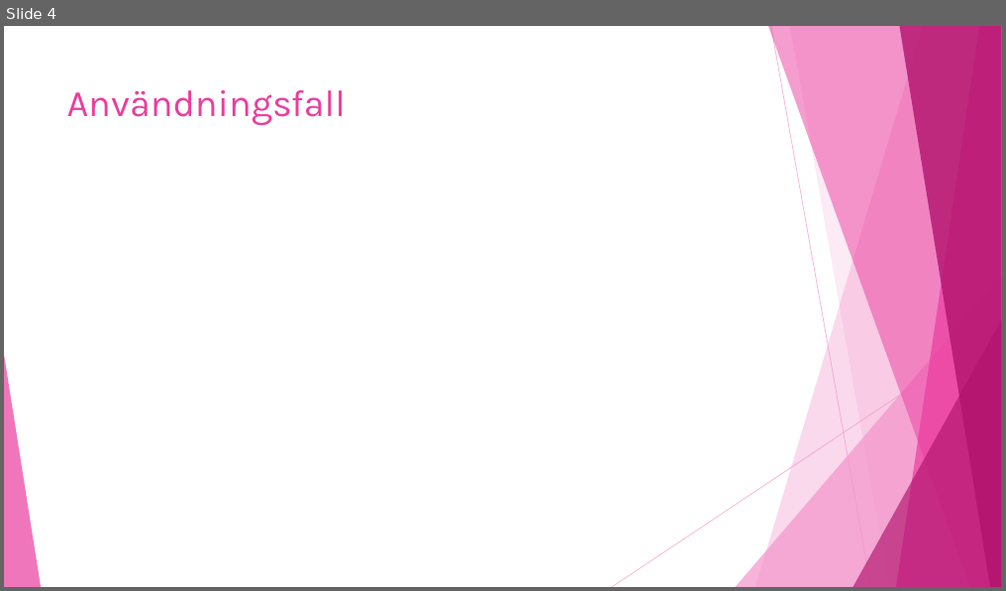
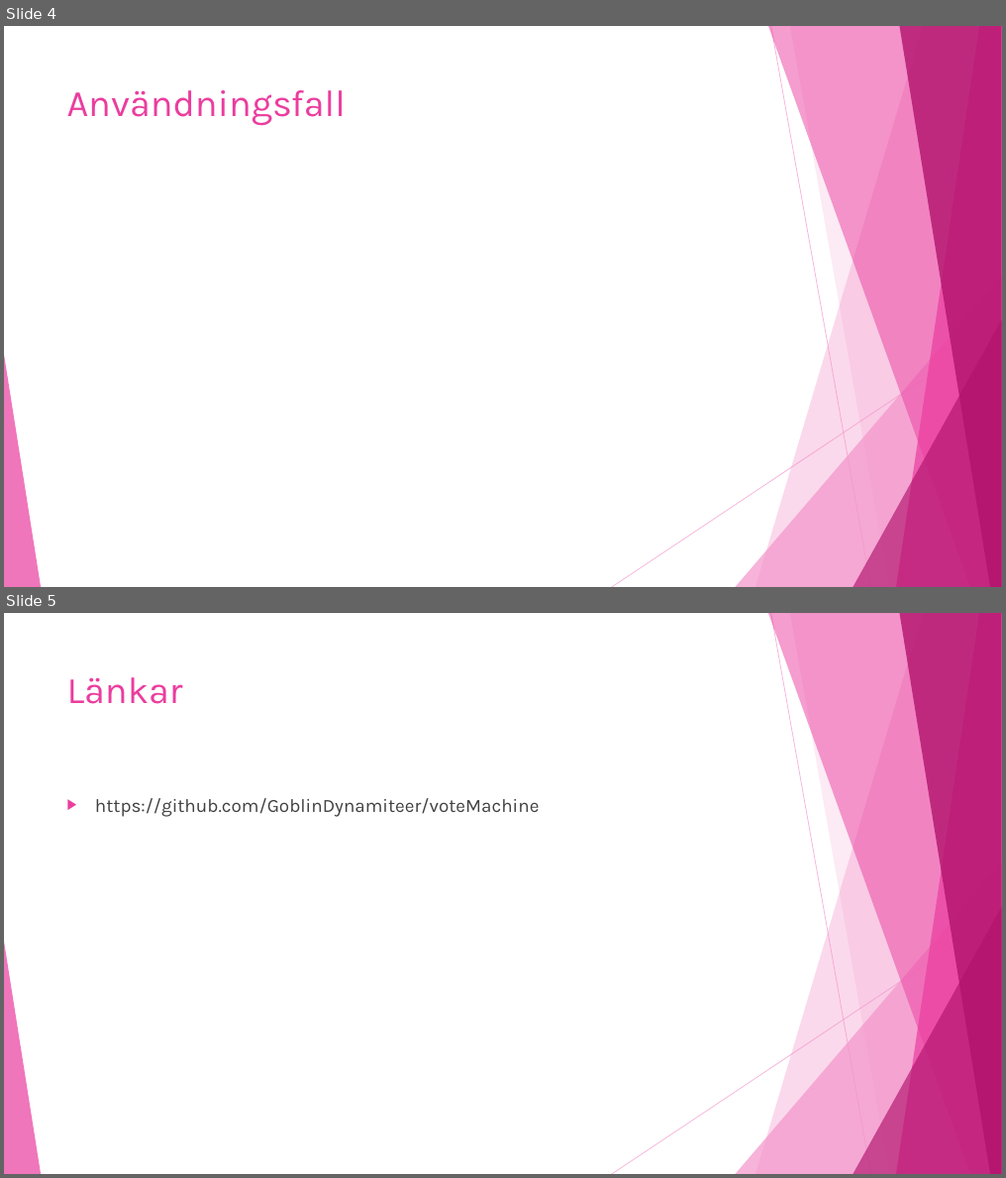
Before and after one commit to GoblinDynamiteer/voteMachine, a slide deck: Documentation/presentation/voteMachine.pptx. Shown one above the other, each under a label of ours: slide 4 before the commit, slides 4 and 5 after it. The pictures are 1006x591 and 1006x1178 pixels, drawn with LibreOffice and Linux fonts; fonts in the diff are those of the drawing. Boxes give left, top, right and bottom in pixels: in the first picture for what was removed or moved away, otherwise in the second. Text is boxed around its words. In the diff, an @@ line names an element or a change of style, - is before the commit and + after.

Commit message:
Updated presentation

```diff
--- a/Documentation/presentation/voteMachine.pptx
+++ b/Documentation/presentation/voteMachine.pptx
@@ slide 5 added at bbox=[4, 613, 1002, 1174], background #FFFFFF; not listed: 10 template elements that a slide beside it also shows @@
@@ title added at bbox=[67, 677, 183, 704], 36 pt, text #EB3D9F @@
+Länkar
@@ text added at bbox=[95, 798, 540, 817], 18 pt, text #404040 @@
+▶ https://github.com/GoblinDynamiteer/voteMachine
```
